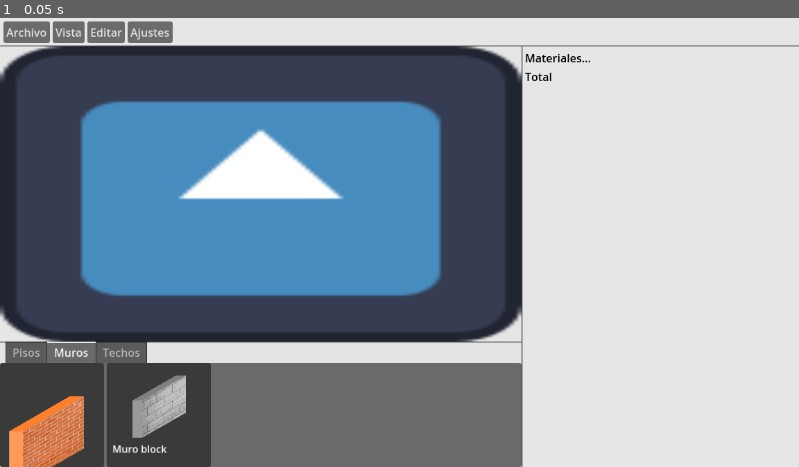
Above: before the commit, frame 1.
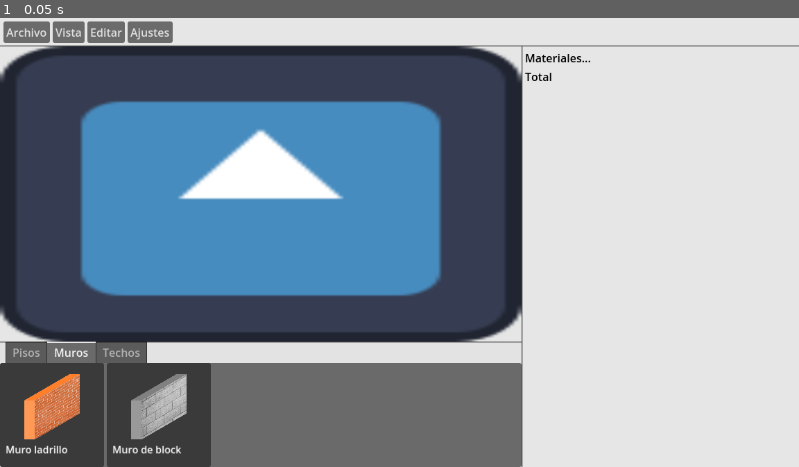
Above: after the commit, the same moment.

Repository: Aliere06/ConstruPlanner-App
Game: Godot game, scene res://label.tscn
Two runs of this game, one before a commit and one after it. Both use one fixed random seed, a clock stepped at 60 frames per second and the inputs below. The engine's default icon, where the game draws it, is replaced by a stand-in: a white triangle on a blue panel in a dark square.
Inputs:
- Up to frame 1 (0.05 s): no input

The runs differ from the first frame. In frame 1, 1.6% of the frame differs, in the area x 0-24%, y 79-100%.

Commit message:
ajutes de muros
se ajusto los muros con Alli

Diff:
--- a/label.tscn
+++ b/label.tscn
@@ -5,8 +5,8 @@
 [ext_resource type="Texture2D" uid="uid://b7u3wpqs1gbrf" path="res://Piso_Concreto.svg" id="3_6u8rg"]
 [ext_resource type="Texture2D" uid="uid://dau0ncjdlwlnq" path="res://construplanner/piso_madera.png" id="4_40ulw"]
 [ext_resource type="Texture2D" uid="uid://ce4eh86andig5" path="res://construplanner/piso_ceramica.png" id="5_4k7ng"]
-[ext_resource type="Texture2D" uid="uid://cm8w5w4o1hddm" path="res://construplanner/muro_ladrillo.png" id="5_32ki7"]
-[ext_resource type="Texture2D" uid="uid://ceupt7gov3rfn" path="res://construplanner/pared_block.png" id="6_66siy"]
+[ext_resource type="Texture2D" uid="uid://ca2ft5smmh2pb" path="res://construplanner/pared_ladrillo1.png" id="6_gi31r"]
+[ext_resource type="Texture2D" uid="uid://di3kgwl8urejl" path="res://construplanner/pared_block1.png" id="7_fngka"]
 [ext_resource type="Texture2D" uid="uid://xcw443as1gv7" path="res://construplanner/techo_lamina_1.png" id="7_jeajk"]
 [ext_resource type="Texture2D" uid="uid://bt1o8s33mvq5f" path="res://construplanner/techo_vigueta.png" id="9_b0wdg"]
 
@@ -269,9 +269,12 @@
 layout_mode = 2
 
 [node name="CenterContainer" type="CenterContainer" parent="Panel/VBoxContainer/HBoxContainer/VBoxContainer2 (B y D)/Panel (B)/TabContainer/Muros/Muro ladrillo"]
-layout_mode = 0
-offset_right = 150.0
-offset_bottom = 258.0
+layout_mode = 1
+anchors_preset = 15
+anchor_right = 1.0
+anchor_bottom = 1.0
+grow_horizontal = 2
+grow_vertical = 2
 scale = Vector2(0.9, 0.9)
 pivot_offset = Vector2(75, 75)
 
@@ -279,10 +282,15 @@
 custom_minimum_size = Vector2(150, 50)
 layout_mode = 2
 
-[node name="TextureRect" type="TextureRect" parent="Panel/VBoxContainer/HBoxContainer/VBoxContainer2 (B y D)/Panel (B)/TabContainer/Muros/Muro ladrillo/CenterContainer/VBoxContainer"]
-layout_mode = 2
-texture = ExtResource("5_32ki7")
-expand_mode = 4
+[node name="CenterContainer" type="CenterContainer" parent="Panel/VBoxContainer/HBoxContainer/VBoxContainer2 (B y D)/Panel (B)/TabContainer/Muros/Muro ladrillo/CenterContainer/VBoxContainer"]
+layout_mode = 2
+
+[node name="TextureRect" type="TextureRect" parent="Panel/VBoxContainer/HBoxContainer/VBoxContainer2 (B y D)/Panel (B)/TabContainer/Muros/Muro ladrillo/CenterContainer/VBoxContainer/CenterContainer"]
+custom_minimum_size = Vector2(0, 105)
+layout_mode = 2
+size_flags_vertical = 4
+texture = ExtResource("6_gi31r")
+expand_mode = 3
 stretch_mode = 4
 
 [node name="RichTextLabel" type="RichTextLabel" parent="Panel/VBoxContainer/HBoxContainer/VBoxContainer2 (B y D)/Panel (B)/TabContainer/Muros/Muro ladrillo/CenterContainer/VBoxContainer"]
@@ -308,15 +316,20 @@
 custom_minimum_size = Vector2(150, 50)
 layout_mode = 2
 
-[node name="TextureRect" type="TextureRect" parent="Panel/VBoxContainer/HBoxContainer/VBoxContainer2 (B y D)/Panel (B)/TabContainer/Muros/Muro de block/CenterContainer/VBoxContainer"]
-layout_mode = 2
-texture = ExtResource("6_66siy")
-expand_mode = 5
+[node name="CenterContainer" type="CenterContainer" parent="Panel/VBoxContainer/HBoxContainer/VBoxContainer2 (B y D)/Panel (B)/TabContainer/Muros/Muro de block/CenterContainer/VBoxContainer"]
+layout_mode = 2
+
+[node name="TextureRect" type="TextureRect" parent="Panel/VBoxContainer/HBoxContainer/VBoxContainer2 (B y D)/Panel (B)/TabContainer/Muros/Muro de block/CenterContainer/VBoxContainer/CenterContainer"]
+custom_minimum_size = Vector2(0, 105)
+layout_mode = 2
+size_flags_vertical = 4
+texture = ExtResource("7_fngka")
+expand_mode = 3
 stretch_mode = 4
 
 [node name="RichTextLabel" type="RichTextLabel" parent="Panel/VBoxContainer/HBoxContainer/VBoxContainer2 (B y D)/Panel (B)/TabContainer/Muros/Muro de block/CenterContainer/VBoxContainer"]
 layout_mode = 2
-text = "Muro block"
+text = "Muro de block"
 fit_content = true
 
 [node name="Techos" type="HFlowContainer" parent="Panel/VBoxContainer/HBoxContainer/VBoxContainer2 (B y D)/Panel (B)/TabContainer"]
Binary file removed: construplanner/muro_ladrillo.png
Binary file removed: construplanner/pared_block.png
Binary file added: construplanner/pared_block1.png
Not shown, changed: construplanner/pared_block1.png.import
Binary file added: construplanner/pared_ladrillo1.png
Not shown, changed: construplanner/pared_ladrillo1.png.import
